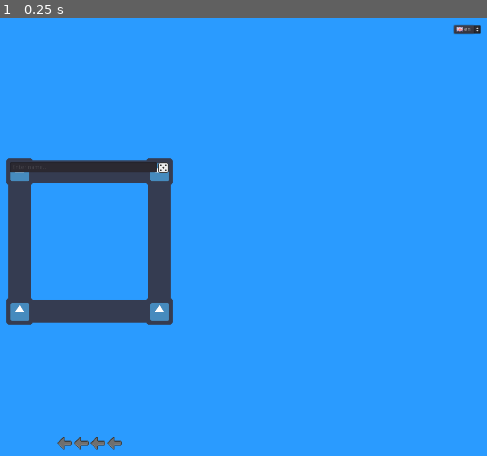
Above: before the commit, frame 1.
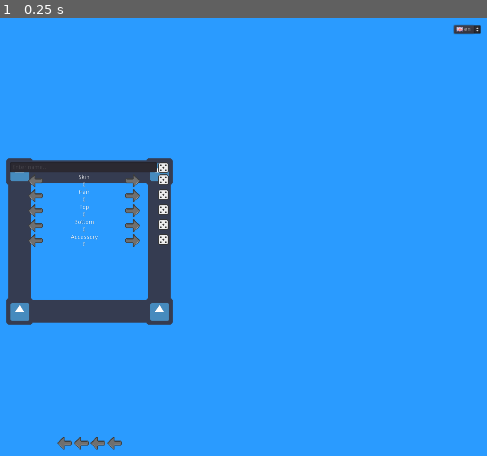
Above: after the commit, the same moment.

Repository: SabreOfWinter/Live-Over-The-Hills
Game: Godot game, scene res://menus/splash/splash.tscn
Same seed, same stepped clock (60 frames per second), same inputs: the game is played once before the commit and once after it. The engine's default icon, where the game draws it, is replaced by a stand-in: a white triangle on a blue panel in a dark square.
Inputs:
- Up to frame 1 (0.25 s): no input

The runs differ from the first frame. In frame 1, 0.8% of the frame differs, in the area x 5-35%, y 35-53%.

Commit message:
New game - Character buttons layout configured

Diff:
--- a/menus/main/main.tscn
+++ b/menus/main/main.tscn
@@ -7,6 +7,7 @@
 [ext_resource path="res://menus/textures/buttons/arrow_left.png" type="Texture" id=5]
 [ext_resource path="res://icon.png" type="Texture" id=6]
 [ext_resource path="res://menus/textures/buttons/dice.png" type="Texture" id=7]
+[ext_resource path="res://menus/textures/buttons/arrow_right.png" type="Texture" id=8]
 
 [node name="menu" type="Control"]
 anchor_right = 1.0
@@ -156,9 +157,245 @@
 [node name="HBoxContainer" type="HBoxContainer" parent="new_game/nine_patch_rect/vbox_container"]
 margin_top = 29.0
 margin_right = 380.0
-margin_bottom = 29.0
+margin_bottom = 205.0
 
 [node name="CenterContainer" type="CenterContainer" parent="new_game/nine_patch_rect/vbox_container/HBoxContainer"]
+margin_bottom = 176.0
+
+[node name="vbox_container" type="VBoxContainer" parent="new_game/nine_patch_rect/vbox_container/HBoxContainer"]
+margin_left = 4.0
+margin_right = 380.0
+margin_bottom = 176.0
+size_flags_horizontal = 3
+
+[node name="skin_hbox_container" type="HBoxContainer" parent="new_game/nine_patch_rect/vbox_container/HBoxContainer/vbox_container"]
+margin_right = 376.0
+margin_bottom = 32.0
+
+[node name="left_texture_button" type="TextureButton" parent="new_game/nine_patch_rect/vbox_container/HBoxContainer/vbox_container/skin_hbox_container"]
+margin_left = 38.0
+margin_right = 74.0
+margin_bottom = 32.0
+size_flags_horizontal = 6
+texture_normal = ExtResource( 5 )
+
+[node name="labels_vbox_container" type="VBoxContainer" parent="new_game/nine_patch_rect/vbox_container/HBoxContainer/vbox_container/skin_hbox_container"]
+margin_left = 117.0
+margin_right = 230.0
+margin_bottom = 32.0
+size_flags_horizontal = 3
+
+[node name="type" type="Label" parent="new_game/nine_patch_rect/vbox_container/HBoxContainer/vbox_container/skin_hbox_container/labels_vbox_container"]
+margin_right = 113.0
+margin_bottom = 14.0
+text = "Skin"
+align = 1
+
+[node name="value" type="Label" parent="new_game/nine_patch_rect/vbox_container/HBoxContainer/vbox_container/skin_hbox_container/labels_vbox_container"]
+margin_top = 18.0
+margin_right = 113.0
+margin_bottom = 32.0
+text = "0"
+align = 1
+
+[node name="right_texture_button" type="TextureButton" parent="new_game/nine_patch_rect/vbox_container/HBoxContainer/vbox_container/skin_hbox_container"]
+margin_left = 272.0
+margin_right = 308.0
+margin_bottom = 32.0
+size_flags_horizontal = 6
+texture_normal = ExtResource( 8 )
+
+[node name="random_texture_button" type="TextureButton" parent="new_game/nine_patch_rect/vbox_container/HBoxContainer/vbox_container/skin_hbox_container"]
+margin_left = 351.0
+margin_right = 376.0
+margin_bottom = 32.0
+size_flags_horizontal = 3
+size_flags_stretch_ratio = 0.1
+texture_normal = ExtResource( 7 )
+
+[node name="hair_hbox_container2" type="HBoxContainer" parent="new_game/nine_patch_rect/vbox_container/HBoxContainer/vbox_container"]
+margin_top = 36.0
+margin_right = 376.0
+margin_bottom = 68.0
+
+[node name="left_texture_button" type="TextureButton" parent="new_game/nine_patch_rect/vbox_container/HBoxContainer/vbox_container/hair_hbox_container2"]
+margin_left = 38.0
+margin_right = 74.0
+margin_bottom = 32.0
+size_flags_horizontal = 6
+texture_normal = ExtResource( 5 )
+
+[node name="labels_vbox_container" type="VBoxContainer" parent="new_game/nine_patch_rect/vbox_container/HBoxContainer/vbox_container/hair_hbox_container2"]
+margin_left = 117.0
+margin_right = 230.0
+margin_bottom = 32.0
+size_flags_horizontal = 3
+
+[node name="type" type="Label" parent="new_game/nine_patch_rect/vbox_container/HBoxContainer/vbox_container/hair_hbox_container2/labels_vbox_container"]
+margin_right = 113.0
+margin_bottom = 14.0
+text = "Hair"
+align = 1
+
+[node name="value" type="Label" parent="new_game/nine_patch_rect/vbox_container/HBoxContainer/vbox_container/hair_hbox_container2/labels_vbox_container"]
+margin_top = 18.0
+margin_right = 113.0
+margin_bottom = 32.0
+text = "0"
+align = 1
+
+[node name="right_texture_button" type="TextureButton" parent="new_game/nine_patch_rect/vbox_container/HBoxContainer/vbox_container/hair_hbox_container2"]
+margin_left = 272.0
+margin_right = 308.0
+margin_bottom = 32.0
+size_flags_horizontal = 6
+texture_normal = ExtResource( 8 )
+
+[node name="random_texture_button" type="TextureButton" parent="new_game/nine_patch_rect/vbox_container/HBoxContainer/vbox_container/hair_hbox_container2"]
+margin_left = 351.0
+margin_right = 376.0
+margin_bottom = 32.0
+size_flags_horizontal = 3
+size_flags_stretch_ratio = 0.1
+texture_normal = ExtResource( 7 )
+
+[node name="top_hbox_container3" type="HBoxContainer" parent="new_game/nine_patch_rect/vbox_container/HBoxContainer/vbox_container"]
+margin_top = 72.0
+margin_right = 376.0
+margin_bottom = 104.0
+
+[node name="left_texture_button" type="TextureButton" parent="new_game/nine_patch_rect/vbox_container/HBoxContainer/vbox_container/top_hbox_container3"]
+margin_left = 38.0
+margin_right = 74.0
+margin_bottom = 32.0
+size_flags_horizontal = 6
+texture_normal = ExtResource( 5 )
+
+[node name="labels_vbox_container" type="VBoxContainer" parent="new_game/nine_patch_rect/vbox_container/HBoxContainer/vbox_container/top_hbox_container3"]
+margin_left = 117.0
+margin_right = 230.0
+margin_bottom = 32.0
+size_flags_horizontal = 3
+
+[node name="type" type="Label" parent="new_game/nine_patch_rect/vbox_container/HBoxContainer/vbox_container/top_hbox_container3/labels_vbox_container"]
+margin_right = 113.0
+margin_bottom = 14.0
+text = "Top"
+align = 1
+
+[node name="value" type="Label" parent="new_game/nine_patch_rect/vbox_container/HBoxContainer/vbox_container/top_hbox_container3/labels_vbox_container"]
+margin_top = 18.0
+margin_right = 113.0
+margin_bottom = 32.0
+text = "0"
+align = 1
+
+[node name="right_texture_button" type="TextureButton" parent="new_game/nine_patch_rect/vbox_container/HBoxContainer/vbox_container/top_hbox_container3"]
+margin_left = 272.0
+margin_right = 308.0
+margin_bottom = 32.0
+size_flags_horizontal = 6
+texture_normal = ExtResource( 8 )
+
+[node name="random_texture_button" type="TextureButton" parent="new_game/nine_patch_rect/vbox_container/HBoxContainer/vbox_container/top_hbox_container3"]
+margin_left = 351.0
+margin_right = 376.0
+margin_bottom = 32.0
+size_flags_horizontal = 3
+size_flags_stretch_ratio = 0.1
+texture_normal = ExtResource( 7 )
+
+[node name="bottom_hbox_container4" type="HBoxContainer" parent="new_game/nine_patch_rect/vbox_container/HBoxContainer/vbox_container"]
+margin_top = 108.0
+margin_right = 376.0
+margin_bottom = 140.0
+
+[node name="left_texture_button" type="TextureButton" parent="new_game/nine_patch_rect/vbox_container/HBoxContainer/vbox_container/bottom_hbox_container4"]
+margin_left = 38.0
+margin_right = 74.0
+margin_bottom = 32.0
+size_flags_horizontal = 6
+texture_normal = ExtResource( 5 )
+
+[node name="labels_vbox_container" type="VBoxContainer" parent="new_game/nine_patch_rect/vbox_container/HBoxContainer/vbox_container/bottom_hbox_container4"]
+margin_left = 117.0
+margin_right = 230.0
+margin_bottom = 32.0
+size_flags_horizontal = 3
+
+[node name="type" type="Label" parent="new_game/nine_patch_rect/vbox_container/HBoxContainer/vbox_container/bottom_hbox_container4/labels_vbox_container"]
+margin_right = 113.0
+margin_bottom = 14.0
+text = "Bottom"
+align = 1
+
+[node name="value" type="Label" parent="new_game/nine_patch_rect/vbox_container/HBoxContainer/vbox_container/bottom_hbox_container4/labels_vbox_container"]
+margin_top = 18.0
+margin_right = 113.0
+margin_bottom = 32.0
+text = "0"
+align = 1
+
+[node name="right_texture_button" type="TextureButton" parent="new_game/nine_patch_rect/vbox_container/HBoxContainer/vbox_container/bottom_hbox_container4"]
+margin_left = 272.0
+margin_right = 308.0
+margin_bottom = 32.0
+size_flags_horizontal = 6
+texture_normal = ExtResource( 8 )
+
+[node name="random_texture_button" type="TextureButton" parent="new_game/nine_patch_rect/vbox_container/HBoxContainer/vbox_container/bottom_hbox_container4"]
+margin_left = 351.0
+margin_right = 376.0
+margin_bottom = 32.0
+size_flags_horizontal = 3
+size_flags_stretch_ratio = 0.1
+texture_normal = ExtResource( 7 )
+
+[node name="accessory_hbox_container5" type="HBoxContainer" parent="new_game/nine_patch_rect/vbox_container/HBoxContainer/vbox_container"]
+margin_top = 144.0
+margin_right = 376.0
+margin_bottom = 176.0
+
+[node name="left_texture_button" type="TextureButton" parent="new_game/nine_patch_rect/vbox_container/HBoxContainer/vbox_container/accessory_hbox_container5"]
+margin_left = 38.0
+margin_right = 74.0
+margin_bottom = 32.0
+size_flags_horizontal = 6
+texture_normal = ExtResource( 5 )
+
+[node name="labels_vbox_container" type="VBoxContainer" parent="new_game/nine_patch_rect/vbox_container/HBoxContainer/vbox_container/accessory_hbox_container5"]
+margin_left = 117.0
+margin_right = 230.0
+margin_bottom = 32.0
+size_flags_horizontal = 3
+
+[node name="type" type="Label" parent="new_game/nine_patch_rect/vbox_container/HBoxContainer/vbox_container/accessory_hbox_container5/labels_vbox_container"]
+margin_right = 113.0
+margin_bottom = 14.0
+text = "Accessory"
+align = 1
+
+[node name="value" type="Label" parent="new_game/nine_patch_rect/vbox_container/HBoxContainer/vbox_container/accessory_hbox_container5/labels_vbox_container"]
+margin_top = 18.0
+margin_right = 113.0
+margin_bottom = 32.0
+text = "0"
+align = 1
+
+[node name="right_texture_button" type="TextureButton" parent="new_game/nine_patch_rect/vbox_container/HBoxContainer/vbox_container/accessory_hbox_container5"]
+margin_left = 272.0
+margin_right = 308.0
+margin_bottom = 32.0
+size_flags_horizontal = 6
+texture_normal = ExtResource( 8 )
+
+[node name="random_texture_button" type="TextureButton" parent="new_game/nine_patch_rect/vbox_container/HBoxContainer/vbox_container/accessory_hbox_container5"]
+margin_left = 351.0
+margin_right = 376.0
+margin_bottom = 32.0
+size_flags_horizontal = 3
+size_flags_stretch_ratio = 0.1
+texture_normal = ExtResource( 7 )
 
 [node name="animation_player" type="AnimationPlayer" parent="."]
 [connection signal="pressed" from="main/HBoxContainer/new_game_button" to="." method="_on_new_game_button_pressed"]
Not shown: 1 places in menus/main/main.tscn that only renumber resources
